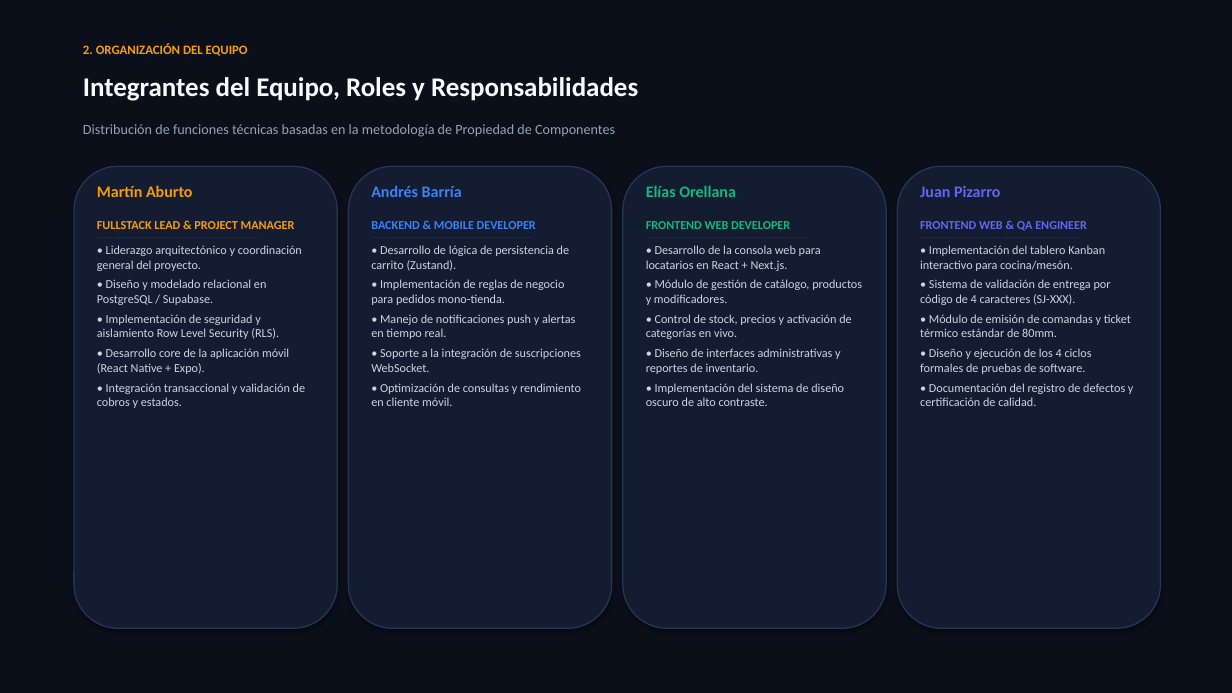
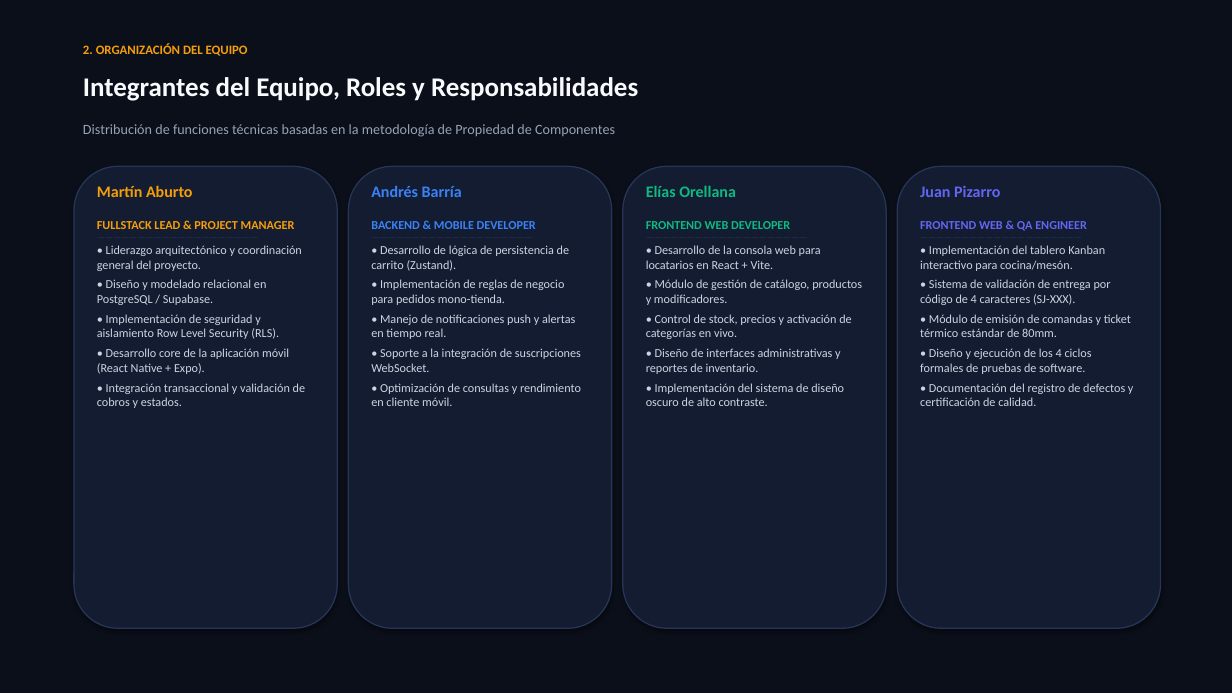
Before and after one commit to Tinxojrr/Skip-SJ, a slide deck: slide 2 of evidencias/Fase 3/Evidencias Grupales/3.3_Presentacion_Final_Proyecto_Skip_DuocUC.pptx. Drawn at 1232x693 pixels with LibreOffice and Linux fonts; fonts in the diff are those of the drawing. Boxes give left, top, right and bottom in pixels: in the first picture for what was removed or moved away, otherwise in the second. Text is boxed around its words. In the diff, an @@ line names an element or a change of style, - is before the commit and + after.

Commit message:
docs: corregir inconsistencias tecnicas observadas por comision (homologacion React 19 + Vite, Webpay Plus Sandbox, RTM 100% requisitos y checklist de cierre)

```diff
--- a/evidencias/Fase 3/Evidencias Grupales/3.3_Presentacion_Final_Proyecto_Skip_DuocUC.pptx
+++ b/evidencias/Fase 3/Evidencias Grupales/3.3_Presentacion_Final_Proyecto_Skip_DuocUC.pptx
@@ text at (646,245,821,269): text changed @@
-• Desarrollo de la consola web para locatarios en React + Next.js.
+• Desarrollo de la consola web para locatarios en React + Vite.
```
Also in this commit, not shown: 1 other slide changed, 15 other files.
